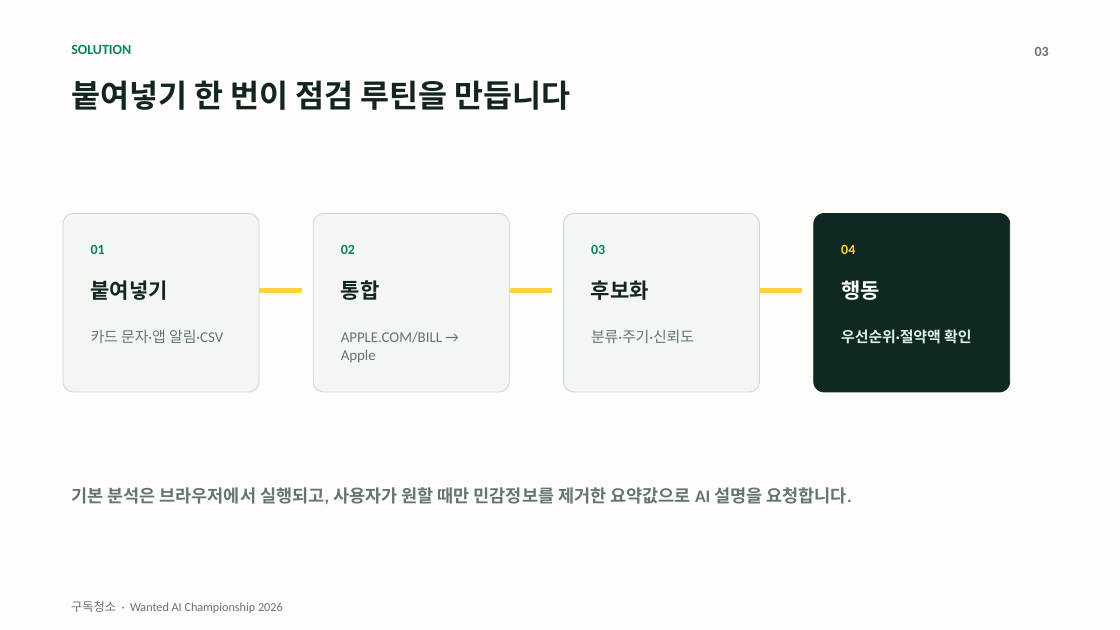
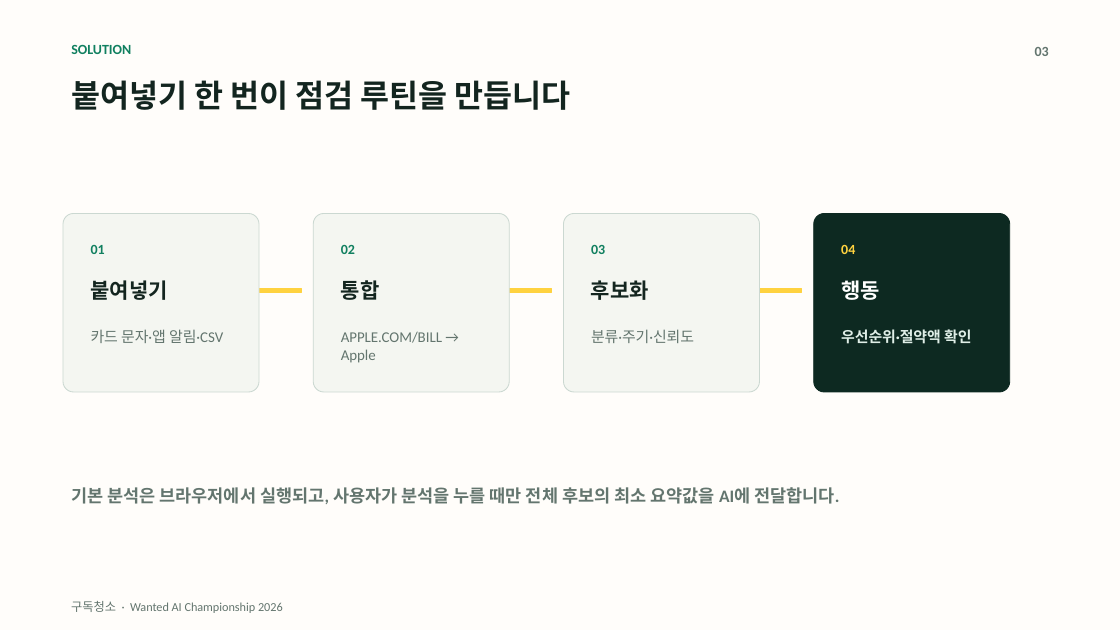
Before and after one commit to Ryui93/Subscription_Cleaning, a slide deck: slide 3 of deliverables/subscription-cleaning-wanted-ai-championship-2026.pptx. Drawn at 1120x630 pixels with LibreOffice and Linux fonts; fonts in the diff are those of the drawing. Boxes give left, top, right and bottom in pixels: in the first picture for what was removed or moved away, otherwise in the second. Text is boxed around its words. In the diff, an @@ line names an element or a change of style, - is before the commit and + after.

```diff
--- a/deliverables/subscription-cleaning-wanted-ai-championship-2026.pptx
+++ b/deliverables/subscription-cleaning-wanted-ai-championship-2026.pptx
@@ text at box(71, 487, 839, 504): text changed @@
-기본 분석은 브라우저에서 실행되고, 사용자가 원할 때만 민감정보를 제거한 요약값으로 AI 설명을 요청합니다.
+기본 분석은 브라우저에서 실행되고, 사용자가 분석을 누를 때만 전체 후보의 최소 요약값을 AI에 전달합니다.
```
Also in this commit, not shown: 3 other slides changed, 10 other files.
